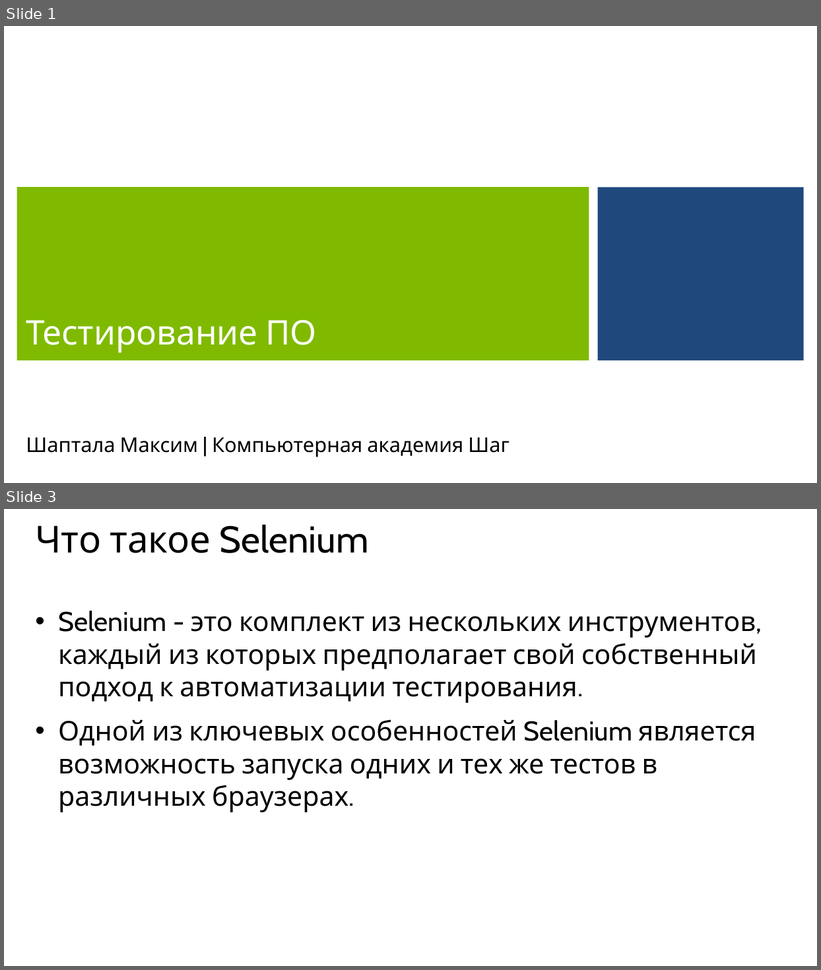
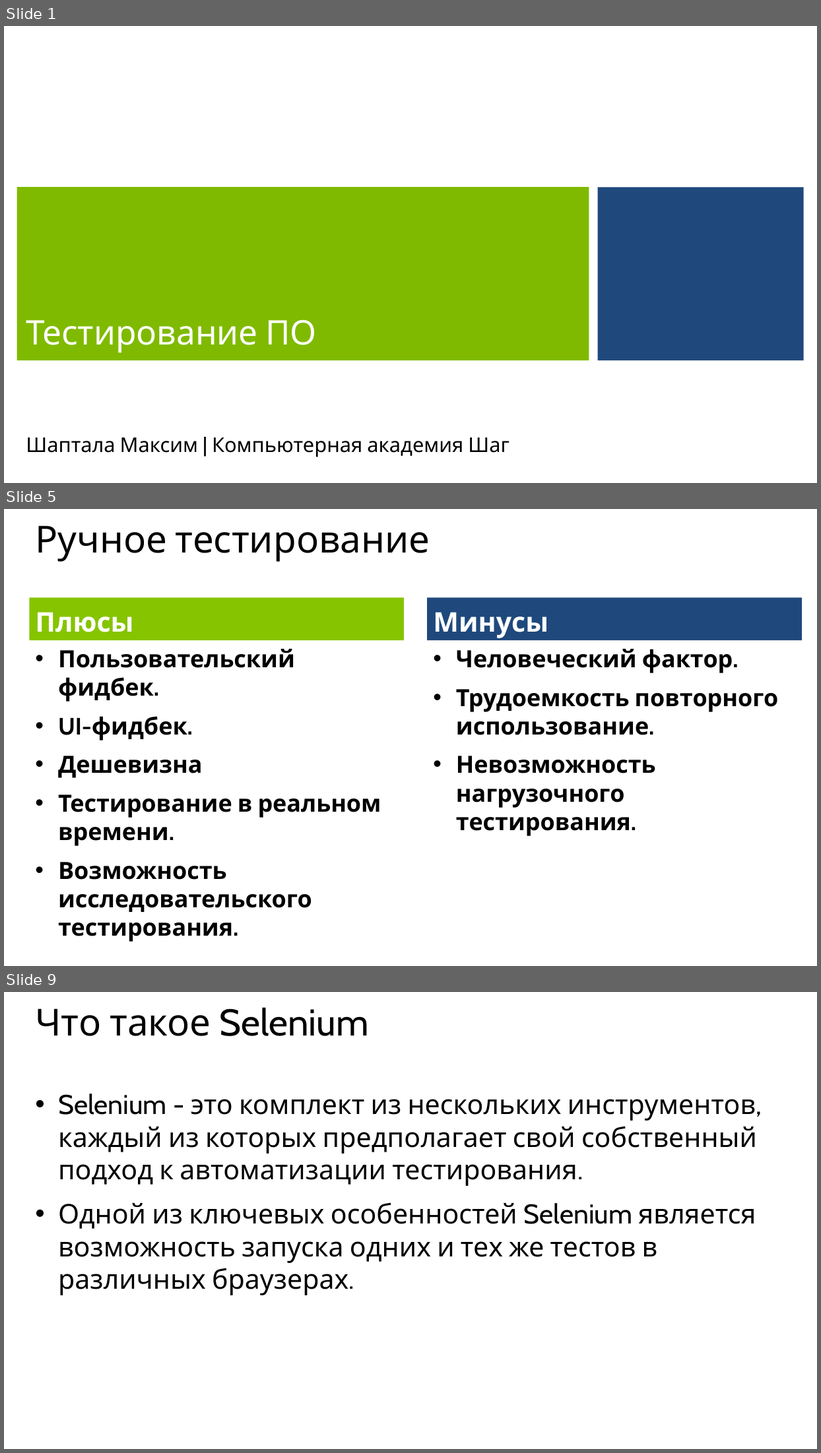
Before and after one commit to maxchv/selenium, a slide deck: openlesson/selenium.pptx. Shown one above the other, each under a label of ours: slides 1 and 3 before the commit, slides 1, 5 and 9 after it; the slides between them are not shown. The pictures are 821x970 and 821x1453 pixels, drawn with LibreOffice and Linux fonts; fonts in the diff are those of the drawing; background and template pictures are left out. Boxes give left, top, right and bottom in pixels: in the first picture for what was removed or moved away, otherwise in the second. Text is boxed around its words. In the diff, an @@ line names an element or a change of style, - is before the commit and + after.

```diff
--- a/openlesson/selenium.pptx
+++ b/openlesson/selenium.pptx
@@ slide 5 added at box(4, 509, 817, 966), background #FFFFFF @@
@@ title added at box(36, 525, 430, 562), 44 pt, text #000000 @@
+Ручное тестирование
@@ text added at box(30, 598, 404, 641), fill #86C400, 32 pt, text #FFFFFF, bold @@
+Плюсы
@@ text added at box(427, 598, 803, 641), fill #1F497D, 32 pt, text #FFFFFF, bold @@
+Минусы
@@ text added at box(58, 649, 382, 942), 28 pt, text #000000, bold @@
+• Пользовательский фидбек.
+• UI-фидбек.
+• Дешевизна
+• Тестирование в реальном времени.
+• Возможность исследовательского тестирования.
@@ text added at box(456, 649, 779, 836), 28 pt, text #000000, bold @@
+• Человеческий фактор.
+• Трудоемкость повторного использование.
+• Невозможность нагрузочного тестирования.
@@ what was slide 3 is now slide 9 @@
```
Also in this commit, not shown: 3 slides changed, 8 other slides added, 1 other file.
